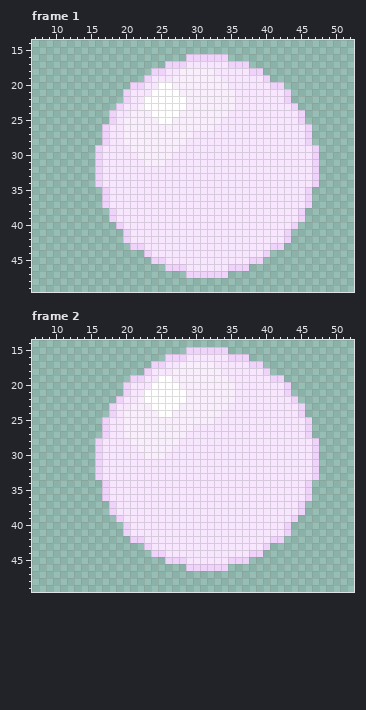
Two states of a pixel-art file, assets/collectible.aseprite. Above is the file before it was changed.
64x64 pixels, 2 frames. Colours within 5 levels of each other are drawn and written as one. Shown: frame 1: x 7..52, y 14..49; frame 2: x 7..52, y 14..49.
After:
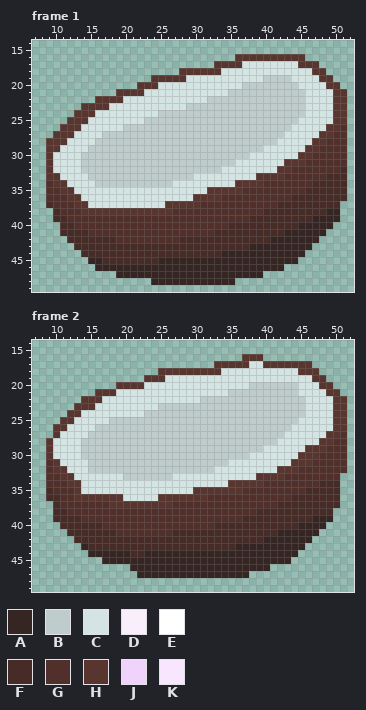
Palette (. is transparent): A #362623  B #becdcc  C #d4e4e3  D #f8eefc  E #ffffff  F #462b27  G #51302b  H #59352f  J #efd3fa  K #f8e6ff
Edits made:
layer "Layer 5" added
layer "Layer 3" added
layer "Layer 4" added
layer "Layer 1" removed
Changed rows in their new state; - is an unchanged pixel.
Frame 1:
first column x 9:
16 --------------------......-HHHHHHHHHH------
17 -----------------.......HHHHCCCCCCCCHHH----
18 ---------------....HHHHHHCCCCCCCCCCCCCHH---
19 --------------.HHHHHCCCCCCCCCCCBBBBCCCCHH--
20 ------------.HHHCCCCCCCCCCCCBBBBBBBBCCCCHH-
21 ----------HHHHCCCCCCCCCCCCBBBBBBBBBBBCCCCHH
22 -------HHHHCCCCCCCCCCCCBBBBBBBBBBBBBBCCCCHH
23 -----HHHHCCCCCCCCCCCBBBBBBBBBBBBBBBBBCCCCHH
24 ----HHHCCCCCCCCCBBBBBBBBBBBBBBBBBBBBBCCCCHH
25 ---HHHCCCCCCCCBBBBBBBBBBBBBBBBBBBBBBCCCCCHH
26 --HHHCCCCCCBBBBBBBBBBBBBBBBBBBBBBBBCCCCCHHG
27 -HHHCCCCBBBBBBBBBBBBBBBBBBBBBBBBBBCCCCCHHGG
28 HHHCCCCBBBBBBBBBBBBBBBBBBBBBBBBBBCCCCCHHGGG
29 HHCCCCBBBBBBBBBBBBBBBBBBBBBBBBBCCCCCCHHGGGG
30 HCCCCBBBBBBBBBBBBBBBBBBBBBBBBCCCCCCCHHGGGGG
31 HCCCCBBBBBBBBBBBBBBBBBBBBBBCCCCCCCHHHGGGGGG
32 HCCCCBBBBBBBBBBBBBBBBBBBBCCCCCCCCHHGGGGGGGF
33 HHCCCCBBBBBBBBBBBBBBBCCCCCCCCCHHHHGGGGGGFFF
34 GHHCCCCBBBBBBBBBBBCCCCCCCCCHHHHGGGGGGGFFFFF
35 GGHHCCCCCCCCCCCCCCCCCCCHHHHHGGGGGGGGGFFFFFF
36 GGGHHCCCCCCCCCCCCCCCCHHHHGGGGGGGGGGFFFFFFFF
37 FGGGHHCCCCCCCCCCCHHHHHGGGGGGGGGGGFFFFFFFFF-
38 -FGGGHHHHHHHHHHHHHGGGGGGGGGGGGGFFFFFFFFFAA-
39 -FFGGGGGGGGGGGGGGGGGGGGGGGGGGFFFFFFFFFAAAA-
40 --FFGGGGGGGGGGGGGGGGGGGGGGFFFFFFFFFFAAAAA--
41 --FFFFGGGGGGGGGGGGGGGGGGFFFFFFFFFFAAAAAA---
42 ---FFFFFFFGGGGGGGGGFFFFFFFFFFFFFAAAAAAA----
43 ----FFFFFFFFFFFFFFFFFFFFFFFFFAAAAAAAAA-----
44 -----FFFFFFFFFFFFFFFFFFFFAAAAAAAAAAAA------
45 ------AAFFFFFFFFAAAAAAAAAAAAAAAAAAAA-------
46 -------AAAAAAAAAAAAAAAAAAAAAAAAAAA---------
47 ----------AAAAAAAAAAAAAAAAAAAAA------------
48 ---------------AAAAAAAAAAAA----------------
Frame 2:
first column x 9:
15 --------------------......-----------------
16 -----------------...........HHH------------
17 ---------------.........HHHHHCCHHHHHHH-----
18 --------------..HHHHHHHHHCCCCCCCCCCCHHH----
19 ------------..HHHCCCCCCCCCCCCCCCCCCCCCHH---
20 ----------HHHHCCCCCCCCCCCCCCCBBBBBBBCCCHH--
21 -------HHHCCCCCCCCCCCCCCCCBBBBBBBBBBCCCCHH-
22 -----HHHCCCCCCCCCCCCCCBBBBBBBBBBBBBBBCCCCHH
23 ----HHHCCCCCCCCCBBBBBBBBBBBBBBBBBBBBBCCCCHH
24 ---HHCCCCCCCCCBBBBBBBBBBBBBBBBBBBBBBBCCCCHH
25 --HHCCCCCBBBBBBBBBBBBBBBBBBBBBBBBBBBCCCCCHH
26 -HHCCCCBBBBBBBBBBBBBBBBBBBBBBBBBBBBCCCCCCHH
27 -HCCCCBBBBBBBBBBBBBBBBBBBBBBBBBBBBCCCCCCHHG
28 HCCCCBBBBBBBBBBBBBBBBBBBBBBBBBBBBCCCCCCHHGG
29 HCCCCBBBBBBBBBBBBBBBBBBBBBBBBBBCCCCCCHHHGGG
30 HCCCCBBBBBBBBBBBBBBBBBBBBBBBBCCCCCCCHHHGGGG
31 GHCCCCBBBBBBBBBBBBBBBBBBBBCCCCCCCCCHHHGGGGG
32 GHHCCCBBBBBBBBBBBBBBBBBBCCCCCCCCCHHHGGGGGGG
33 GGHHCCCCCCCBBBBBBBCCCCCCCCCCCCHHHHGGGGGGGG-
34 GGGHHCCCCCCCCCCCCCCCCCCCCCHHHHHGGGGGGGGFFF-
35 FGGGHCCCCCCCCCCCCCCCCHHHHHHHGGGGGGGGGFFFFF-
36 FFGGHHHHHHHCCCCCHHHHHHHGGGGGGGGGGGGFFFFFFF-
37 -FGGGGGGGHHHHHHHHHGGGGGGGGGGGGGGGFFFFFFFFF-
38 -FFGGGGGGGGGGGGGGGGGGGGGGGGGGGFFFFFFFFFFF--
39 -FFFFGGGGGGGGGGGGGGGGGGGGGGGFFFFFFFFFFAAA--
40 --FFFFFFGGGGGGGGGGGGGGGGFFFFFFFFFFFFAAAA---
41 ---FFFFFFFGGGGGGGGFFFFFFFFFFFFFFFAAAAAA----
42 ----FFFFFFFFFFFFFFFFFFFFFFFFFFFAAAAAAA-----
43 -----AFFFFFFFFFFFFFFFFFFFFFAAAAAAAAAA------
44 ------AAAAAAFFAAAAAAAAAAAAAAAAAAAAAA-------
45 --------AAAAAAAAAAAAAAAAAAAAAAAAAAA--------
46 ------------AAAAAAAAAAAAAAAAAAAA-----------
47 -------------AAAAAAAAAAAAAAAA--------------
Changed places in both pictures, as pixel boxes (x1, y1, x2, y2):
changed: (46, 54, 347, 285)
changed: (46, 347, 347, 578)
